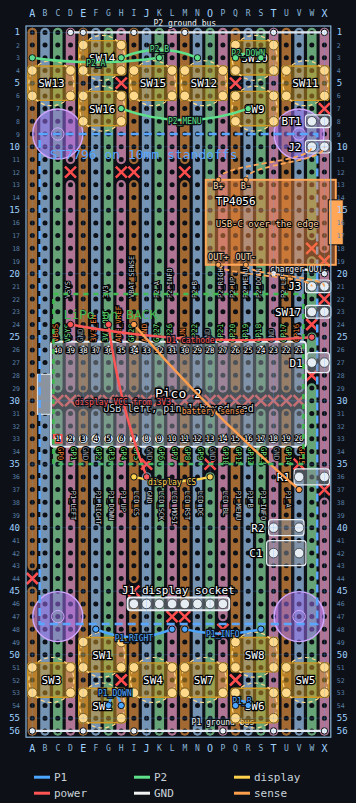
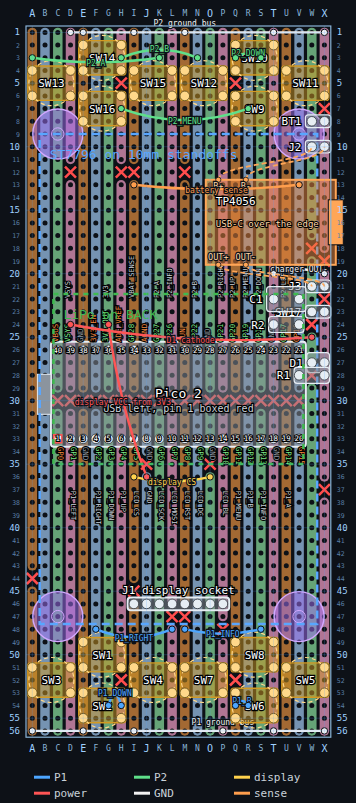
Layer changes from the first 356 × 803 image to the second:
painted on "wires sense" over [130, 181, 303, 494]
painted on "sense divider R1 R2 C1" over [248, 286, 331, 567]
painted on "cuts" over [292, 457, 306, 471]
painted on "copper strips" over [294, 452, 304, 477]
